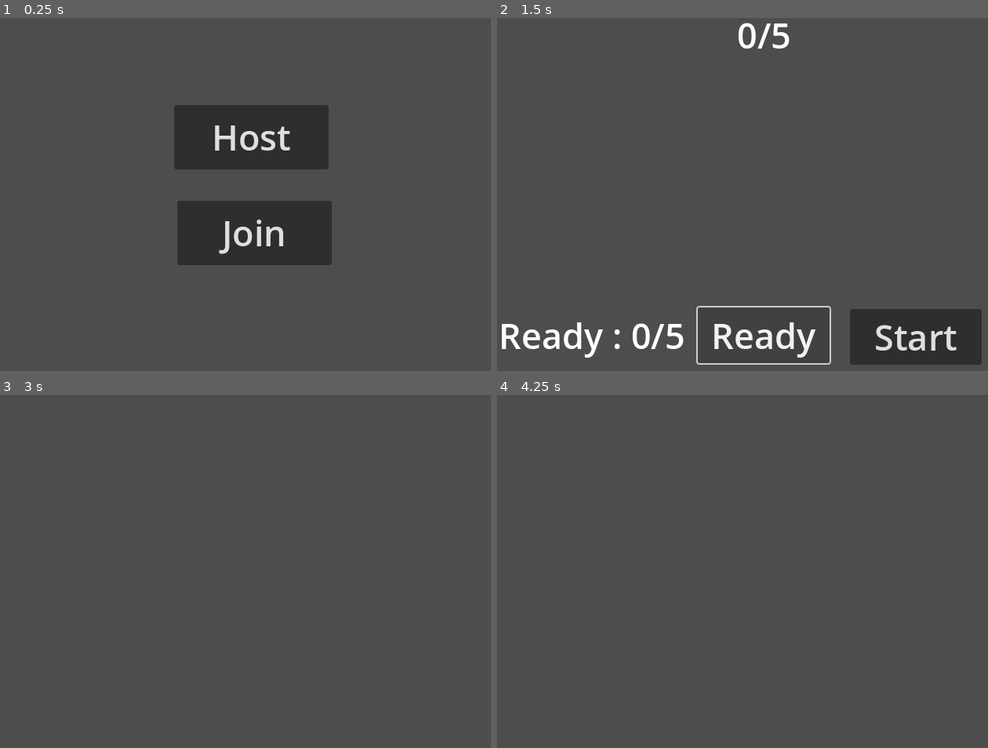
Above: before the commit, frames 1-4 (two rows, left to right).
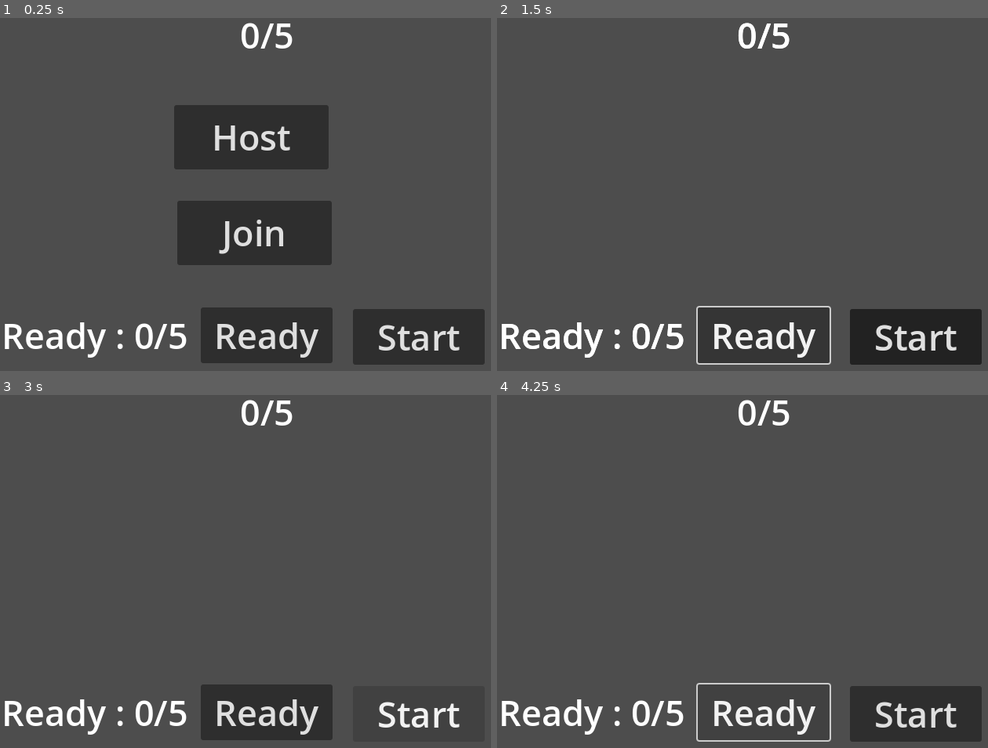
Above: after the commit, the same moments.

Repository: har3nz/MultiplayerDnD
Game: Godot game, scene res://scenes/room.tscn
Two runs of this game, one before a commit and one after it. Both use one fixed random seed, a clock stepped at 60 frames per second and the inputs below. The engine's default icon, where the game draws it, is replaced by a stand-in: a white triangle on a blue panel in a dark square.
Inputs (mouse positions are in pixels of both pictures, inside the frame that each line leads up to):
- Up to frame 1 (0.25 s): no input
- Up to frame 2 (1.5 s): click "Host" at 0.5 s; click "Ready" at 1.25 s
- Up to frame 3 (3 s): click "Ready" at 2 s; click "Start" at 2.75 s
- Up to frame 4 (4.25 s): click (762, 712) at 3.5 s, where only the run after the commit has a clickable "Ready"

The runs differ from the first frame. In frame 1, 9.8% of the frame differs, in the area x 0-99%, y 1-99%; in frame 2, 0.3%; in frame 3, 6.1%; in frame 4, 6.6%.
Error after the commit: Attempt to call function 'show' in base 'null instance' on a null instance. (res://scripts/waiting_room.gd:13)

Commit message:
I don't even know what to call ts

Diff:
--- a/project.godot
+++ b/project.godot
@@ -19,6 +19,9 @@
 
 NetworkHandler="*res://scripts/network_handler.gd"
 GlobalMultiplayerSpawner="*res://scripts/multiplayer_spawner.gd"
+GlobalMultiplayer="*res://scripts/global_multiplayer.gd"
+WaitingRoomScene="res://scenes/waiting_room.tscn"
+WaitingRoom="*res://scripts/waiting_room.gd"
 
 [display]
 
--- a/scenes/world.tscn
+++ b/scenes/world.tscn
@@ -1,7 +1,6 @@
-[gd_scene load_steps=4 format=3 uid="uid://7dutjmu04kaf"]
+[gd_scene load_steps=3 format=3 uid="uid://7dutjmu04kaf"]
 
 [ext_resource type="Script" uid="uid://ngw83fbvssq0" path="res://scripts/world.gd" id="1_4wyf3"]
-[ext_resource type="PackedScene" uid="uid://cua2ooe6bkcdj" path="res://scenes/character_player.tscn" id="1_nnsk1"]
 [ext_resource type="Script" uid="uid://cmu1apvlfm383" path="res://scripts/multiplayer_spawner.gd" id="2_rwgxs"]
 
 [node name="World" type="Node2D"]
@@ -12,4 +11,3 @@
 spawn_path = NodePath("..")
 spawn_limit = 5
 script = ExtResource("2_rwgxs")
-network_player = ExtResource("1_nnsk1")
--- /dev/null
+++ b/scripts/global_multiplayer.gd
@@ -0,0 +1,8 @@
+extends Node
+
+func start_game() -> void:
+	rpc("go_to_world_scene")
+
+@rpc("any_peer", "call_local", "reliable")
+func go_to_world_scene() -> void:
+	get_tree().change_scene_to_file("res://scenes/world.tscn")
--- a/scripts/multiplayer_spawner.gd
+++ b/scripts/multiplayer_spawner.gd
@@ -3,9 +3,6 @@
 @export var network_player: PackedScene = preload("res://scenes/character_player.tscn")
 
 
-
-func init(id: int) -> void:
-	spawn_player(id)
 
 func spawn_player(id: int) -> void:
 	if !multiplayer.is_server(): return
--- a/scripts/waiting_room.gd
+++ b/scripts/waiting_room.gd
@@ -6,16 +6,16 @@
 @onready var start_button = $Start
 var player_labels: Array = []
 
-
 var players: Array = []
-var ready_count_int: int = 0
 
 func _ready() -> void:
 	if multiplayer.is_server():
 		start_button.show()
 	else:
 		start_button.hide()
-	multiplayer.peer_connected.connect(_on_peer_connected)
+
+	multiplayer.connect("peer_connected", Callable(self, "_on_peer_connected"))
+
 	player_labels = [
 		$VBoxContainer/Player,
 		$VBoxContainer/Player2,
@@ -28,11 +28,10 @@
 	var plr_name = "Player " + str(id)
 	players.append(plr_name)
 	rpc("update_player_list", players)
-	rpc("update_ready_count", ready_count_int)
+	rpc("sync_ready_count")
 
 func _on_ready_pressed() -> void:
-	ready_count_int += 1
-	rpc("update_ready_count", ready_count_int)
+	rpc("increase_ready_count")
 
 @rpc("any_peer", "call_local", "reliable")
 func update_player_list(new_players: Array) -> void:
@@ -46,25 +45,16 @@
 		else:
 			player_labels[i].visible = false
 
-	ready_count.text = "Ready : %d/%d" % [ready_count_int, players.size()]
+@rpc("authority", "call_remote", "reliable")
+func increase_ready_count() -> void:
+	var current = int(ready_count.text.split(":")[1].split("/")[0].strip())
+	current += 1
+	ready_count.text = "Ready : %d/%d" % [current, players.size()]
+	rpc("sync_ready_count", current)
 
-
-@rpc("any_peer", "call_remote", "reliable")
-func update_ready_count(new_value: int) -> void:
-	ready_count_int = new_value
-	ready_count.text = "Ready : %d/%d" % [ready_count_int, players.size()]
-
+@rpc("any_peer", "call_local", "reliable")
+func sync_ready_count(current_value: int) -> void:
+	ready_count.text = "Ready : %d/%d" % [current_value, players.size()]
 
 func _on_start_pressed() -> void:
-	get_tree().change_scene_to_file("res://scenes/world.tscn")
-	rpc("go_to_world_scene")
-
-	GlobalMultiplayerSpawner.network_player = preload("res://scenes/character_player.tscn")
-
-	for plr_name in players:
-		var id = int(plr_name.replace("Player ", ""))
-		GlobalMultiplayerSpawner.init(id)
-
-@rpc("any_peer", "call_local", "reliable")
-func go_to_world_scene() -> void:
-	get_tree().change_scene_to_file("res://scenes/world.tscn")
+	GlobalMultiplayer.start_game()
--- a/scripts/world.gd
+++ b/scripts/world.gd
@@ -1 +1,8 @@
 extends Node2D
+
+func _ready():
+	if multiplayer.is_server():
+		for plr_name in WaitingRoom.players:
+			var id = int(plr_name.replace("Player ", ""))
+			GlobalMultiplayerSpawner.network_player = preload("res://scenes/character_player.tscn")
+			GlobalMultiplayerSpawner.init(id)
Not shown, added: scripts/global_multiplayer.gd.uid
